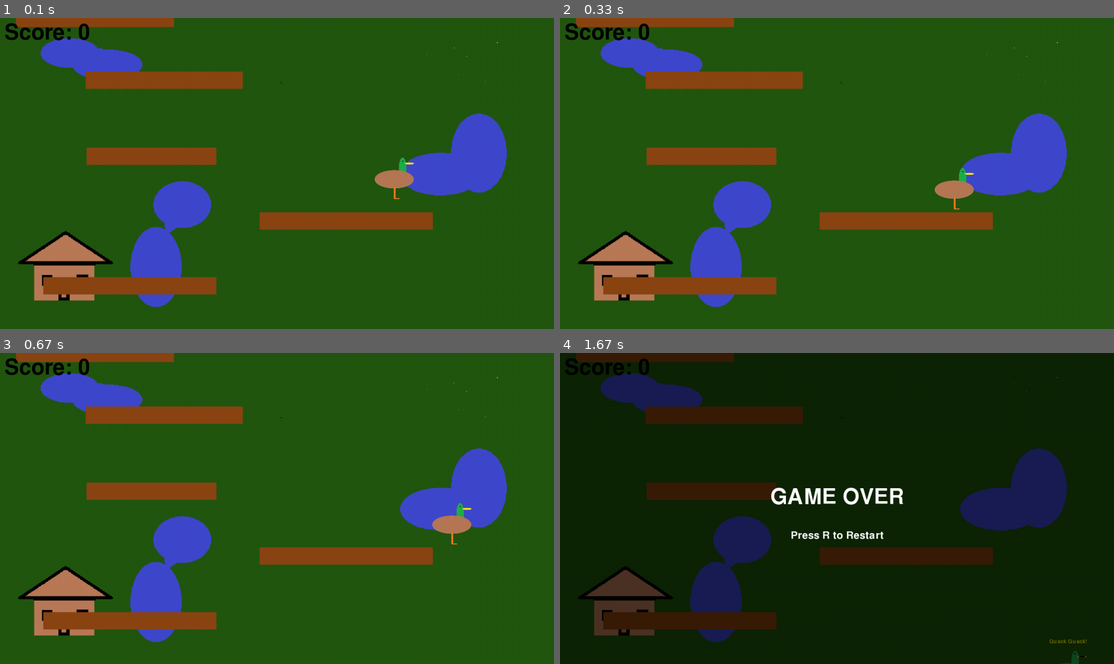
Above: before the commit, frames 1-4 (two rows, left to right).
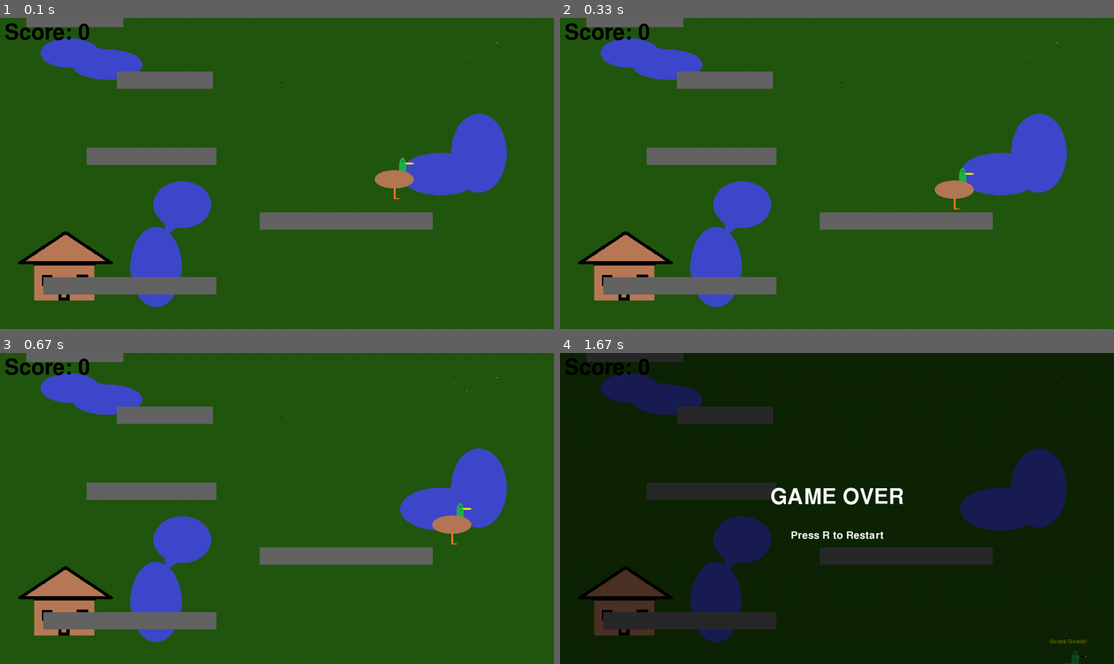
Above: after the commit, the same moments.

Repository: duckguy1208/tie-and-jon-pygame
Game: pygame game, started from main.py
Two runs of this game, one before a commit and one after it. Both use one fixed random seed, a clock stepped at 60 frames per second and the inputs below.
Inputs:
- Up to frame 1 (0.1 s): no input
- Up to frame 2 (0.33 s): no input
- Up to frame 3 (0.67 s): hold Right from 0.33 s (still down)
- Up to frame 4 (1.67 s): release Right at 0.8 s; hold Up 0.83-1.13 s; tap Space at 0.9, 1.23, 1.53 s; hold Right 1.17-1.63 s

The runs differ from the first frame. In frame 1, 7.3% of the frame differs, in the area x 2-79%, y 0-89%; in frame 2, 7.3%; in frame 3, 7.3%; in frame 4, 7.1%.

Commit message:
made the score text and platforms white instead of grey and brown, respectively.

Diff:
--- a/main.py
+++ b/main.py
@@ -18,7 +18,7 @@
     dy = random.randint(min_dy, max_dy)
     y_pos = prev_platform.rect.y - dy
 
-    width = random.randint(200, 400)
+    width = random.randint(100, 250)
 
     # Based on dy=180, duck can travel ~290 pixels horizontally during the jump.
     # We'll use a slightly more conservative max_dx to ensure it's comfortably reachable.
--- a/object.py
+++ b/object.py
@@ -140,7 +140,7 @@
 class Platform:
     def __init__(self, x, y, width, height):
         self.rect = pygame.Rect(x, y, width, height)
-        self.color = (139, 69, 19) # Brown color
+        self.color = (100, 100, 100) # grey color
 
     def draw(self, surface, camera_y=0):
         draw_rect = self.rect.copy()
